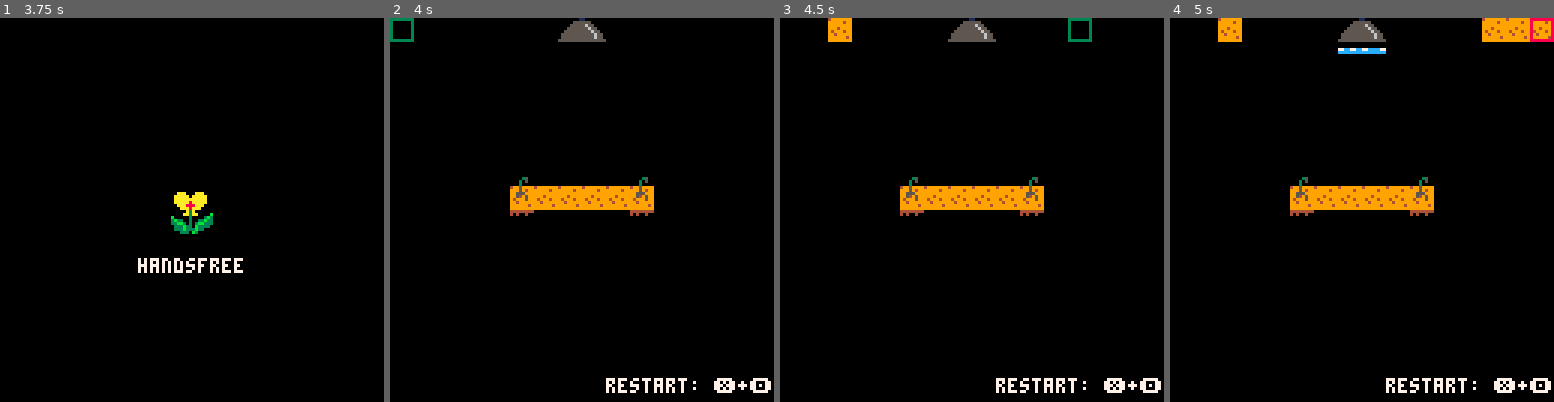
Above: before the commit, frames 1-4 (left to right).
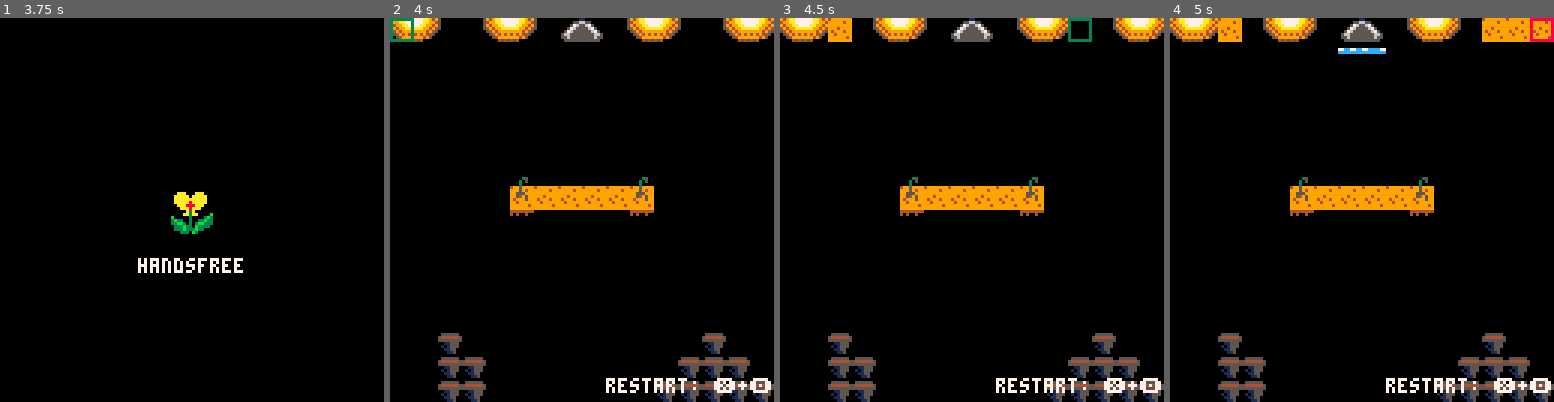
Above: after the commit, the same moments.

Repository: t-mw/herbarium
Game: PICO-8 cartridge ld38.p8
Same seed, same stepped clock (60 frames per second), same inputs: the game is played once before the commit and once after it.
Inputs:
- Up to frame 1 (3.75 s): tap X (X key) at 0.33, 1.07, 1.85, 2.97 s; tap O (Z key) at 0.7, 1.7, 2.1, 2.5, 2.9, 3.3, 3.7 s; hold Right 1.6-2.1 s; hold Up 2.15-2.42 s; hold Right 2.47-3.03 s; hold Left 3.08-3.58 s; hold Down from 3.63 s (still down)
- Up to frame 2 (4 s): release Down at 3.97 s
- Up to frame 3 (4.5 s): hold Right from 4.02 s (still down); tap X (X key) at 4.08 s; tap O (Z key) at 4.1 s
- Up to frame 4 (5 s): tap O (Z key) at 4.5, 4.9 s; release Right at 4.68 s; hold Up from 4.73 s (still down)

Frame 1 is identical in both runs. In frame 2, 5.9% of the frame differs, in the area x 0-100%, y 0-100%; in frame 3, 6.0%; in frame 4, 5.3%.

Commit message:
Draw background

Diff:
--- a/ld38.p8
+++ b/ld38.p8
@@ -51,6 +51,7 @@
   empty=0, solid
 }
 
+local background_map = 8
 local user_map = 16
 
 local state_cells = {}
@@ -614,6 +615,8 @@
 
   cls()
 
+  draw_map(background_map)
+
   -- seed random number so that shimmering happens at half-speed
   srand(flr(draw_counter / 2))
 
@@ -798,165 +801,165 @@
 00010107010102020202020000000000000b0a00000007070707070000000000000000000000000000000000000000000000000000000202000000000000000000000000000000000000000000000000000000000000000000000000000000000000000000000000000000000000000000000000000000000000000000000000
 0000000000000000000000000000000000000000000000000000000000000000000000000000000000000000000000000000000000000000000000000000000000000000000000000000000000000000000000000000000000000000000000000000000000000000000000000000000000000000000000000000000000000000
 __map__
-0000000000000036370000000000000000000000000000363700000000000000000000010101003637000101010000000000000000000036370000000000000000000000000000363700000000000000000000000000003637000000000000000000000000000000000000000000000000000000000000000000000000000000
-0000000000000000000000000000000000000000000000000000000000000000000000010101000000000101010000000000000000000000000000000000000000000000000000000000000000000000000000000000000000000000000000000000000000000000000000000000000000000000000000000000000000000000
-0000000000000000000000000000000000000000000000000000000000000000000000010101000000000101010000000000000000000000000000000000000000000000000000000000000000000000000000000000000000000000000000000000000000000000000000000000000000000000000000000000000000000000
-0000000000000000000000000000000000000000000000000000000000000000000000010101000000000101010000000000000006000000000000000000000000000000000000000000000000000000000000000000000000000000000000000000000000000000000000000000000000000000000000000000000000000000
-0000000000000000000000000000000000000000000000000000000000000000000000010101000000000101010000000000000016000000000000000000000000000000000000000000000000000000000006120000000000000000120600000000000000000000000000000000000000000000000000000000000000000000
-0000000000000000000000000000000000000000000000000000000000000000000000010101000000000101010000000000000026000000000000000000000000000000000000000000000000000000000016061200000000000012061600000000000000000000000000000000000000000000000000000000000000000000
-0000000000060000000006000000000000000000060000000000000600000000000000010601000000000106010000000000000006000000000000060000000000000000001211121211120000000000000026160612000000001206162600000000000000000000000000000000000000000000000000000000000000000000
-0000000000160101010116000000000000000000160000000000001600000000000000011601000000000116010000000000000016000000000000160000000000000000001206121206120000000000000000261606120000120616260000000000000000000000000000000000000000000000000000000000000000000000
-0000000000260000000026000000000000000000260000000000002600000000000000010101000000000101010000000000000026000000000000260000000000000000001216121216120000000000000000002616061212061626000000000000000000000000000000000000000000000000000000000000000000000000
-0000000000000000000000000000000000000000000000000000000000000000000000010101000000000101010000000000000000000000000000060000000000000000001212121212120000000000000000000026161212162600000000000000000000000000000000000000000000000000000000000000000000000000
-0000000000000000000000000000000000000000000000000000000000000000000000010101000000000101010000000000000000000000000000160000000000000000000000000000000000000000000000000000261111260000000000000000000000000000000000000000000000000000000000000000000000000000
-0000000000000000000000000000000000000000000000000000000000000000000000010101000000000101010000000000000000000000000000260000000000000000000000000000000000000000000000000000000000000000000000000000000000000000000000000000000000000000000000000000000000000000
-0000000000000000000000000000000000000000000000000000000000000000000000010101000000000101010000000000000000000000000000000000000000000000000000000000000000000000000000000000000000000000000000000000000000000000000000000000000000000000000000000000000000000000
-0000000000000000000000000000000000000000000000000000000000000000000000010101000000000101010000000000000000000000000000000000000000000000000000000000000000000000000000000000000000000000000000000000000000000000000000000000000000000000000000000000000000000000
-0000000000000000000000000000000000000000000000000000000000000000000000010101000000000101010000000000000000000000000000000000000000000000000000000000000000000000000000000000000000000000000000000000000000000000000000000000000000000000000000000000000000000000
-0000000000000000000000000000000000000000000000000000000000000000000000010101000000000101010000000000000000000000000000000000000000000000000000000000000000000000000000000000000000000000000000000000000000000000000000000000000000000000000000000000000000000000
-0000000000000000000000000000000000000000000000000000000000000000000000000000000000000000000000000000000000000000000000000000000000000000000000000000000000000000000000000000000000000000000000000000000000000000000000000000000000000000000000000000000000000000
-0000000000000000000000000000000000000000000000000000000000000000000000000000000000000000000000000000000000000000000000000000000000000000000000000000000000000000000000000000000000000000000000000000000000000000000000000000000000000000000000000000000000000000
-0000000000000000000000000000000000000000000000000000000000000000000000000000000000000000000000000000000000000000000000000000000000000000000000000000000000000000000000000000000000000000000000000000000000000000000000000000000000000000000000000000000000000000
-0000000000000000000000000000000000000000000000000000000000000000000000000000000000000000000000000000000000000000000000000000000000000000000000000000000000000000000000000000000000000000000000000000000000000000000000000000000000000000000000000000000000000000
-0000000000000000000000000000000000000000000000000000000000000000000000000000000000000000000000000000000000000000000000000000000000000000000000000000000000000000000000000000000000000000000000000000000000000000000000000000000000000000000000000000000000000000
-0000000000000000000000000000000000000000000000000000000000000000000000000000000000000000000000000000000000000000000000000000000000000000000000000000000000000000000000000000000000000000000000000000000000000000000000000000000000000000000000000000000000000000
-0000000000000000000000000000000000000000000000000000000000000000000000000000000000000000000000000000000000000000000000000000000000000000000000000000000000000000000000000000000000000000000000000000000000000000000000000000000000000000000000000000000000000000
-0000000000000000000000000000000000000000000000000000000000000000000000000000000000000000000000000000000000000000000000000000000000000000000000000000000000000000000000000000000000000000000000000000000000000000000000000000000000000000000000000000000000000000
-0000000000000000000000000000000000000000000000000000000000000000000000000000000000000000000000000000000000000000000000000000000000000000000000000000000000000000000000000000000000000000000000000000000000000000000000000000000000000000000000000000000000000000
-0000000000000000000000000000000000000000000000000000000000000000000000000000000000000000000000000000000000000000000000000000000000000000000000000000000000000000000000000000000000000000000000000000000000000000000000000000000000000000000000000000000000000000
-0000000000000000000000000000000000000000000000000000000000000000000000000000000000000000000000000000000000000000000000000000000000000000000000000000000000000000000000000000000000000000000000000000000000000000000000000000000000000000000000000000000000000000
-0000000000000000000000000000000000000000000000000000000000000000000000000000000000000000000000000000000000000000000000000000000000000000000000000000000000000000000000000000000000000000000000000000000000000000000000000000000000000000000000000000000000000000
-0000000000000000000000000000000000000000000000000000000000000000000000000000000000000000000000000000000000000000000000000000000000000000000000000000000000000000000000000000000000000000000000000000000000000000000000000000000000000000000000000000000000000000
-0000000000000000000000000000000000000000000000000000000000000000000000000000000000000000000000000000000000000000000000000000000000000000000000000000000000000000000000000000000000000000000000000000000000000000000000000000000000000000000000000000000000000000
-0000000000000000000000000000000000000000000000000000000000000000000000000000000000000000000000000000000000000000000000000000000000000000000000000000000000000000000000000000000000000000000000000000000000000000000000000000000000000000000000000000000000000000
-0000000000000000000000000000000000000000000000000000000000000000000000000000000000000000000000000000000000000000000000000000000000000000000000000000000000000000000000000000000000000000000000000000000000000000000000000000000000000000000000000000000000000000
-…(130 lines of a section not shown)…
+0000000000000036370000000000000000000000000000363700000000000000000000010101003637000101010000000000000000000036370000000000000000000000000000363700000000000000000000000000003637000000000000000000000000000000000000000000000043444542434445414142434445424344
+0000000000000000000000000000000000000000000000000000000000000000000000010101000000000101010000000000000000000000000000000000000000000000000000000000000000000000000000000000000000000000000000000000000000000000000000000000000041414141414141414141414141414141
+0000000000000000000000000000000000000000000000000000000000000000000000010101000000000101010000000000000000000000000000000000000000000000000000000000000000000000000000000000000000000000000000000000000000000000000000000000000041414141414141414141414141414141
+0000000000000000000000000000000000000000000000000000000000000000000000010101000000000101010000000000000006000000000000000000000000000000000000000000000000000000000000000000000000000000000000000000000000000000000000000000000041414141414141414141414141414141
+0000000000000000000000000000000000000000000000000000000000000000000000010101000000000101010000000000000016000000000000000000000000000000000000000000000000000000000006120000000000000000120600000000000000000000000000000000000041414141414141414141414141414141
+0000000000000000000000000000000000000000000000000000000000000000000000010101000000000101010000000000000026000000000000000000000000000000000000000000000000000000000016061200000000000012061600000000000000000000000000000000000041414141414141414141414141414141
+0000000000060000000006000000000000000000060000000000000600000000000000010601000000000106010000000000000006000000000000060000000000000000001211121211120000000000000026160612000000001206162600000000000000000000000000000000000041414141414141414141414141414141
+0000000000160101010116000000000000000000160000000000001600000000000000011601000000000116010000000000000016000000000000160000000000000000001206121206120000000000000000261606120000120616260000000000000000000000000000000000000041414141414141414141414141414141
+0000000000260000000026000000000000000000260000000000002600000000000000010101000000000101010000000000000026000000000000260000000000000000001216121216120000000000000000002616061212061626000000000000000000000000000000000000000041414141414141414141414141414141
+0000000000000000000000000000000000000000000000000000000000000000000000010101000000000101010000000000000000000000000000060000000000000000001212121212120000000000000000000026161212162600000000000000000000000000000000000000000041414141414141414141414141414141
+0000000000000000000000000000000000000000000000000000000000000000000000010101000000000101010000000000000000000000000000160000000000000000000000000000000000000000000000000000261111260000000000000000000000000000000000000000000041414141414141414141414141414141
+0000000000000000000000000000000000000000000000000000000000000000000000010101000000000101010000000000000000000000000000260000000000000000000000000000000000000000000000000000000000000000000000000000000000000000000000000000000041414141414141414141414141414141
+0000000000000000000000000000000000000000000000000000000000000000000000010101000000000101010000000000000000000000000000000000000000000000000000000000000000000000000000000000000000000000000000000000000000000000000000000000000041414141414141414141414141414141
+0000000000000000000000000000000000000000000000000000000000000000000000010101000000000101010000000000000000000000000000000000000000000000000000000000000000000000000000000000000000000000000000000000000000000000000000000000000041414041414141414141414141404141
+0000000000000000000000000000000000000000000000000000000000000000000000010101000000000101010000000000000000000000000000000000000000000000000000000000000000000000000000000000000000000000000000000000000000000000000000000000000041414040414141414141414140404041
+0000000000000000000000000000000000000000000000000000000000000000000000010101000000000101010000000000000000000000000000000000000000000000000000000000000000000000000000000000000000000000000000000000000000000000000000000000000041414040414141414141414040404040
+0000000000000000000000000000000000000000000000000000000000000000000000000000000000000000000000000000000000000000000000000000000000000000000000000000000000000000000000000000000000000000000000000000000000000000000000000000000000000000000000000000000000000000
+0000000000000000000000000000000000000000000000000000000000000000000000000000000000000000000000000000000000000000000000000000000000000000000000000000000000000000000000000000000000000000000000000000000000000000000000000000000000000000000000000000000000000000
+0000000000000000000000000000000000000000000000000000000000000000000000000000000000000000000000000000000000000000000000000000000000000000000000000000000000000000000000000000000000000000000000000000000000000000000000000000000000000000000000000000000000000000
+0000000000000000000000000000000000000000000000000000000000000000000000000000000000000000000000000000000000000000000000000000000000000000000000000000000000000000000000000000000000000000000000000000000000000000000000000000000000000000000000000000000000000000
+0000000000000000000000000000000000000000000000000000000000000000000000000000000000000000000000000000000000000000000000000000000000000000000000000000000000000000000000000000000000000000000000000000000000000000000000000000000000000000000000000000000000000000
+0000000000000000000000000000000000000000000000000000000000000000000000000000000000000000000000000000000000000000000000000000000000000000000000000000000000000000000000000000000000000000000000000000000000000000000000000000000000000000000000000000000000000000
+0000000000000000000000000000000000000000000000000000000000000000000000000000000000000000000000000000000000000000000000000000000000000000000000000000000000000000000000000000000000000000000000000000000000000000000000000000000000000000000000000000000000000000
+0000000000000000000000000000000000000000000000000000000000000000000000000000000000000000000000000000000000000000000000000000000000000000000000000000000000000000000000000000000000000000000000000000000000000000000000000000000000000000000000000000000000000000
+0000000000000000000000000000000000000000000000000000000000000000000000000000000000000000000000000000000000000000000000000000000000000000000000000000000000000000000000000000000000000000000000000000000000000000000000000000000000000000000000000000000000000000
+0000000000000000000000000000000000000000000000000000000000000000000000000000000000000000000000000000000000000000000000000000000000000000000000000000000000000000000000000000000000000000000000000000000000000000000000000000000000000000000000000000000000000000
+0000000000000000000000000000000000000000000000000000000000000000000000000000000000000000000000000000000000000000000000000000000000000000000000000000000000000000000000000000000000000000000000000000000000000000000000000000000000000000000000000000000000000000
+0000000000000000000000000000000000000000000000000000000000000000000000000000000000000000000000000000000000000000000000000000000000000000000000000000000000000000000000000000000000000000000000000000000000000000000000000000000000000000000000000000000000000000
+0000000000000000000000000000000000000000000000000000000000000000000000000000000000000000000000000000000000000000000000000000000000000000000000000000000000000000000000000000000000000000000000000000000000000000000000000000000000000000000000000000000000000000
+0000000000000000000000000000000000000000000000000000000000000000000000000000000000000000000000000000000000000000000000000000000000000000000000000000000000000000000000000000000000000000000000000000000000000000000000000000000000000000000000000000000000000000
+0000000000000000000000000000000000000000000000000000000000000000000000000000000000000000000000000000000000000000000000000000000000000000000000000000000000000000000000000000000000000000000000000000000000000000000000000000000000000000000000000000000000000000
+0000000000000000000000000000000000000000000000000000000000000000000000000000000000000000000000000000000000000000000000000000000000000000000000000000000000000000000000000000000000000000000000000000000000000000000000000000000000000000000000000000000000000000
+…(130 lines of a section not shown)…
Not shown, changed: 29 lines of the sprite sheet (__gfx__) section of ld38.p8
